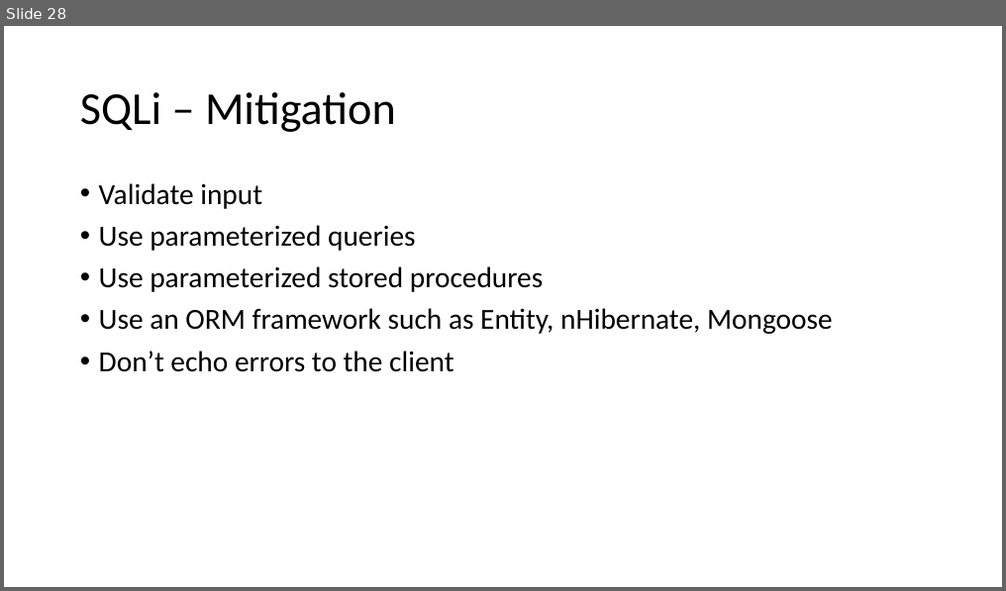
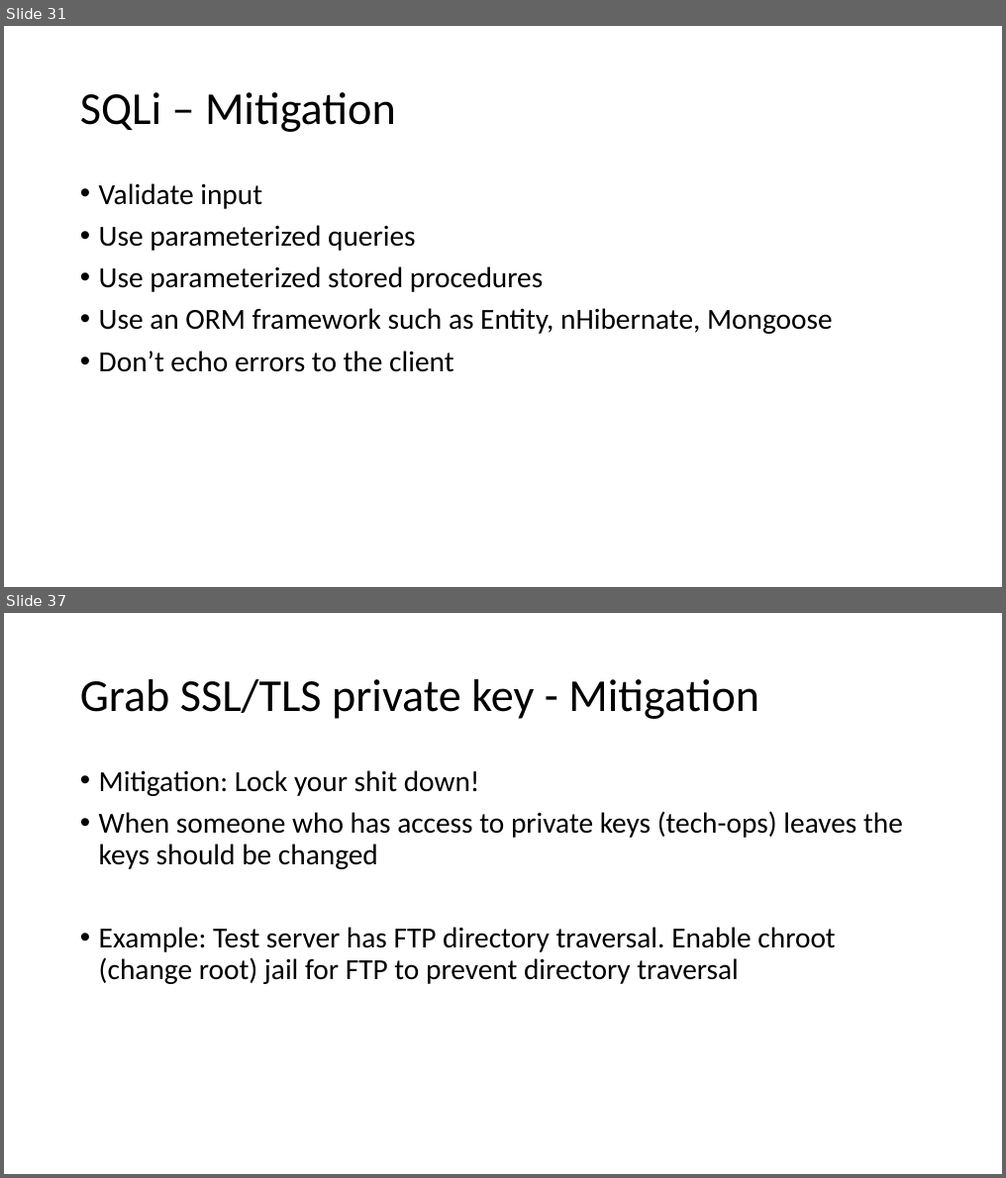
Before and after one commit to koga73/security-test, a slide deck: documents/Ethical_Hacking_101.pptx. Shown one above the other, each under a label of ours: slide 28 before the commit, slides 31 and 37 after it; the slides between them are not shown. The pictures are 1006x591 and 1006x1178 pixels, drawn with LibreOffice and Linux fonts; fonts in the diff are those of the drawing. Boxes give left, top, right and bottom in pixels: in the first picture for what was removed or moved away, otherwise in the second. Text is boxed around its words. In the diff, an @@ line names an element or a change of style, - is before the commit and + after.

```diff
--- a/documents/Ethical_Hacking_101.pptx
+++ b/documents/Ethical_Hacking_101.pptx
@@ slide 37 added at (4,613,1002,1174), background #FFFFFF @@
@@ title added at (80,679,759,719), 44 pt, text #000000 @@
+Grab SSL/TLS private key - Mitigation
@@ text added at (99,770,903,984), 28 pt, text #000000 @@
+• Mitigation: Lock your shit down!
+• When someone who has access to private keys (tech-ops) leaves the keys should be changed
+• Example: Test server has FTP directory traversal. Enable chroot (change root) jail for FTP to prevent directory traversal
@@ what was slide 28 is now slide 31 @@
```
Also in this commit, not shown: 4 slides changed, 9 other slides added.
